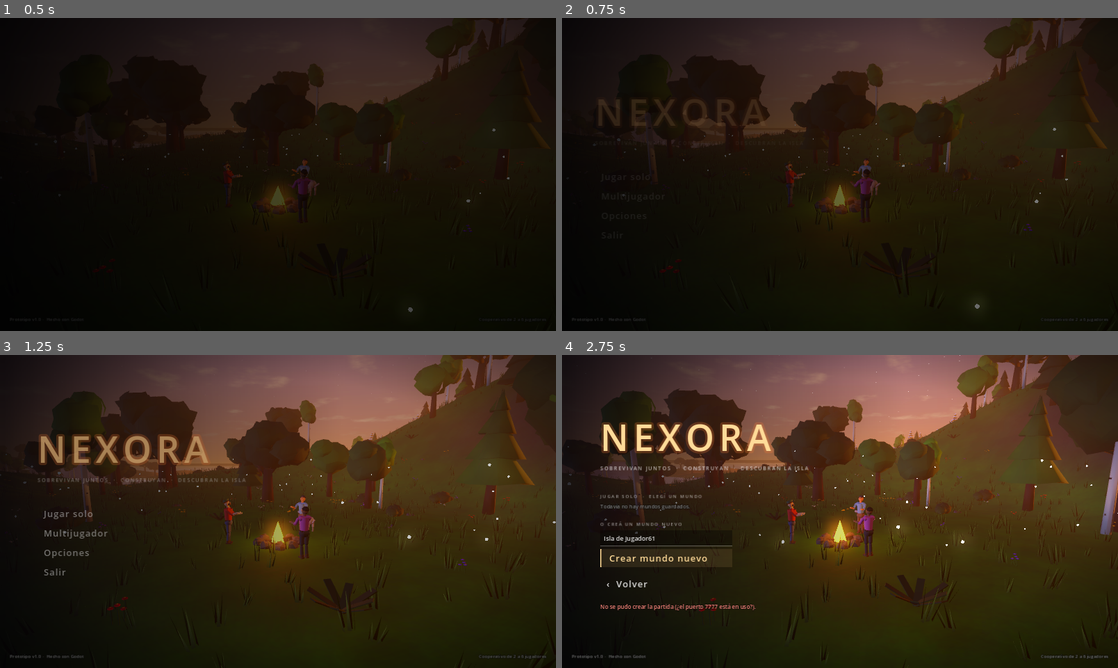
Above: before the commit, frames 1-4 (two rows, left to right).
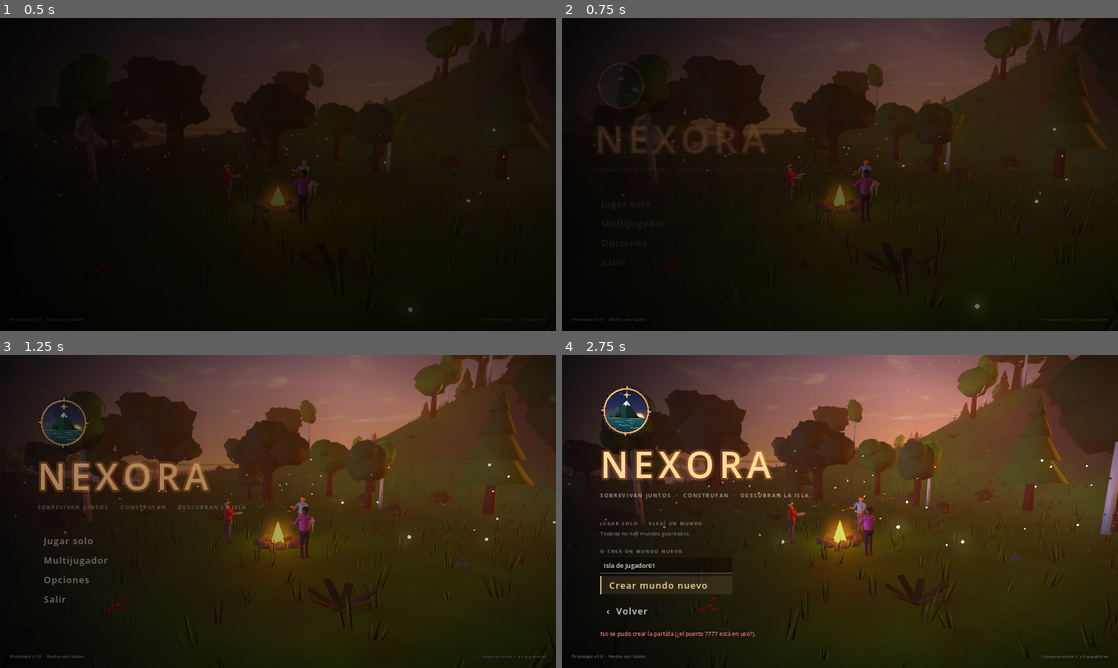
Above: after the commit, the same moments.

Repository: Melini-Joel/Nexora
Game: Godot game, scene res://scenes/main.tscn
The game is run twice, just before and just after one commit, with the same random seed, the same clock (stepped at 60 frames per second) and the same inputs.
Inputs (mouse positions are in pixels of both pictures, inside the frame that each line leads up to):
- Up to frame 1 (0.5 s): no input
- Up to frame 2 (0.75 s): tap Enter at 0.5 s; move the mouse to (962, 158) at 0.52 s; press the mouse at (962, 158) at 0.53 s; hold D (move_right) from 0.53 s (still down)
- Up to frame 3 (1.25 s): keep holding D (move_right); tap Space (jump) at 0.77 s
- Up to frame 4 (2.75 s): release D (move_right) at 1.25 s; release the mouse at (962, 495) at 1.25 s; click "Jugar solo" at 1.25 s; click "Crear mundo nuevo" at 2 s

Frame 1 is identical in both runs. In frame 2, 1.4% of the frame differs, in the area x 6-37%, y 26-44%; in frame 3, 4.9%; in frame 4, 7.1%, in the area x 6-45%, y 9-91%.

Commit message:
Logo de NEXORA: emblema, ícono, pantalla de carga y menú
- logo/emblem.svg: isla con montaña nevada, estrella del norte y anillo de brújula.
- logo/nexora_logo.png y nexora_logo_horizontal.png con el nombre.
- icon.svg (ícono del proyecto y de la ventana) reemplazado por el emblema.
- Pantalla de carga con el logo y emblema animado en el menú principal.
- Logo en el README.

Co-Authored-By: Claude Opus 5.5 <noreply@anthropic.com>
Claude-Session: https://claude.ai/code/session_01NThdT5DyNMS16xWpadMtZU

Diff:
--- a/icon.svg
+++ b/icon.svg
@@ -1 +1,74 @@
-<svg xmlns="http://www.w3.org/2000/svg" width="128" height="128"><rect width="128" height="128" rx="20" fill="#2b4a3a"/><polygon points="64,18 98,74 30,74" fill="#5fa85a"/><polygon points="64,40 92,90 36,90" fill="#3f8a4a"/><rect x="58" y="88" width="12" height="22" fill="#7a5233"/></svg>
+<svg xmlns="http://www.w3.org/2000/svg" width="512" height="512" viewBox="0 0 512 512">
+  <defs>
+    <linearGradient id="sky" x1="0" y1="0" x2="0" y2="1">
+      <stop offset="0" stop-color="#0c1830"/>
+      <stop offset="0.45" stop-color="#2a2f5a"/>
+      <stop offset="0.72" stop-color="#b8564a"/>
+      <stop offset="0.86" stop-color="#f2a450"/>
+    </linearGradient>
+    <linearGradient id="sea" x1="0" y1="0" x2="0" y2="1">
+      <stop offset="0" stop-color="#1d5a66"/>
+      <stop offset="1" stop-color="#0a2230"/>
+    </linearGradient>
+    <linearGradient id="ring" x1="0" y1="0" x2="1" y2="1">
+      <stop offset="0" stop-color="#ffd98f"/>
+      <stop offset="0.5" stop-color="#e58a3a"/>
+      <stop offset="1" stop-color="#ffcf7a"/>
+    </linearGradient>
+    <linearGradient id="peak" x1="0" y1="0" x2="1" y2="0">
+      <stop offset="0" stop-color="#1f3d3a"/>
+      <stop offset="0.5" stop-color="#1f3d3a"/>
+      <stop offset="0.5" stop-color="#132826"/>
+      <stop offset="1" stop-color="#132826"/>
+    </linearGradient>
+    <clipPath id="disc"><circle cx="256" cy="256" r="206"/></clipPath>
+  </defs>
+
+  <!-- Fondo y anillo -->
+  <circle cx="256" cy="256" r="246" fill="#0a131d"/>
+  <g clip-path="url(#disc)">
+    <rect x="0" y="0" width="512" height="512" fill="url(#sky)"/>
+    <!-- Estrellas -->
+    <g fill="#fff4dc">
+      <circle cx="150" cy="120" r="2.6"/><circle cx="196" cy="88" r="1.8"/><circle cx="330" cy="104" r="2.2"/>
+      <circle cx="372" cy="150" r="1.6"/><circle cx="118" cy="176" r="1.6"/><circle cx="300" cy="74" r="1.5"/>
+      <circle cx="400" cy="210" r="1.4"/>
+    </g>
+    <!-- Sol poniéndose -->
+    <circle cx="384" cy="322" r="54" fill="#ffc46a" opacity="0.55"/>
+    <circle cx="384" cy="322" r="42" fill="#ffe2a0"/>
+    <!-- Montaña trasera -->
+    <path d="M40 330 L170 214 L222 258 L262 230 L340 300 L470 330 Z" fill="#2c4f53"/>
+    <!-- Pico principal -->
+    <path d="M120 330 L256 150 L392 330 Z" fill="url(#peak)"/>
+    <path d="M256 150 L218 200 L236 194 L250 210 L262 192 L280 204 L294 200 Z" fill="#eef3f6"/>
+    <path d="M256 150 L294 200 L280 204 L262 192 Z" fill="#b9c7d2"/>
+    <!-- Pinos -->
+    <g fill="#0c1d1b">
+      <path d="M150 330 L166 282 L182 330 Z"/><path d="M174 330 L194 268 L214 330 Z"/>
+      <path d="M318 330 L338 272 L358 330 Z"/><path d="M346 330 L362 290 L378 330 Z"/>
+      <path d="M96 330 L108 298 L120 330 Z"/>
+    </g>
+    <!-- Mar -->
+    <rect x="0" y="326" width="512" height="200" fill="url(#sea)"/>
+    <rect x="0" y="326" width="512" height="4" fill="#f2a450" opacity="0.55"/>
+    <g fill="none" stroke="#7fc4c4" stroke-width="5" stroke-linecap="round" opacity="0.75">
+      <path d="M270 352 h70"/><path d="M300 372 h46"/><path d="M150 366 q14 -8 28 0 t28 0 t28 0"/>
+      <path d="M190 398 q14 -8 28 0 t28 0 t28 0 t28 0"/><path d="M110 426 q14 -8 28 0 t28 0"/>
+      <path d="M300 420 q14 -8 28 0 t28 0 t28 0"/>
+    </g>
+  </g>
+
+  <!-- Anillo de brújula -->
+  <circle cx="256" cy="256" r="216" fill="none" stroke="url(#ring)" stroke-width="16"/>
+  <circle cx="256" cy="256" r="236" fill="none" stroke="#e58a3a" stroke-width="3" opacity="0.7"/>
+  <g fill="url(#ring)">
+    <path d="M256 4 L276 44 L256 36 L236 44 Z"/>
+    <path d="M256 508 L276 468 L256 476 L236 468 Z"/>
+    <path d="M4 256 L44 236 L36 256 L44 276 Z"/>
+    <path d="M508 256 L468 236 L476 256 L468 276 Z"/>
+  </g>
+  <!-- Estrella del norte -->
+  <path d="M256 58 L264 90 L296 98 L264 106 L256 138 L248 106 L216 98 L248 90 Z" fill="#ffe7b0"/>
+  <path d="M256 58 L264 90 L256 98 Z M296 98 L264 106 L256 98 Z M256 138 L248 106 L256 98 Z M216 98 L248 90 L256 98 Z" fill="#f2a450"/>
+</svg>
--- /dev/null
+++ b/logo/emblem.svg
@@ -0,0 +1,74 @@
+<svg xmlns="http://www.w3.org/2000/svg" width="512" height="512" viewBox="0 0 512 512">
+  <defs>
+    <linearGradient id="sky" x1="0" y1="0" x2="0" y2="1">
+      <stop offset="0" stop-color="#0c1830"/>
+      <stop offset="0.45" stop-color="#2a2f5a"/>
+      <stop offset="0.72" stop-color="#b8564a"/>
+      <stop offset="0.86" stop-color="#f2a450"/>
+    </linearGradient>
+    <linearGradient id="sea" x1="0" y1="0" x2="0" y2="1">
+      <stop offset="0" stop-color="#1d5a66"/>
+      <stop offset="1" stop-color="#0a2230"/>
+    </linearGradient>
+    <linearGradient id="ring" x1="0" y1="0" x2="1" y2="1">
+      <stop offset="0" stop-color="#ffd98f"/>
+      <stop offset="0.5" stop-color="#e58a3a"/>
+      <stop offset="1" stop-color="#ffcf7a"/>
+    </linearGradient>
+    <linearGradient id="peak" x1="0" y1="0" x2="1" y2="0">
+      <stop offset="0" stop-color="#1f3d3a"/>
+      <stop offset="0.5" stop-color="#1f3d3a"/>
+      <stop offset="0.5" stop-color="#132826"/>
+      <stop offset="1" stop-color="#132826"/>
+    </linearGradient>
+    <clipPath id="disc"><circle cx="256" cy="256" r="206"/></clipPath>
+  </defs>
+
+  <!-- Fondo y anillo -->
+  <circle cx="256" cy="256" r="246" fill="#0a131d"/>
+  <g clip-path="url(#disc)">
+    <rect x="0" y="0" width="512" height="512" fill="url(#sky)"/>
+    <!-- Estrellas -->
+    <g fill="#fff4dc">
+      <circle cx="150" cy="120" r="2.6"/><circle cx="196" cy="88" r="1.8"/><circle cx="330" cy="104" r="2.2"/>
+      <circle cx="372" cy="150" r="1.6"/><circle cx="118" cy="176" r="1.6"/><circle cx="300" cy="74" r="1.5"/>
+      <circle cx="400" cy="210" r="1.4"/>
+    </g>
+    <!-- Sol poniéndose -->
+    <circle cx="384" cy="322" r="54" fill="#ffc46a" opacity="0.55"/>
+    <circle cx="384" cy="322" r="42" fill="#ffe2a0"/>
+    <!-- Montaña trasera -->
+    <path d="M40 330 L170 214 L222 258 L262 230 L340 300 L470 330 Z" fill="#2c4f53"/>
+    <!-- Pico principal -->
+    <path d="M120 330 L256 150 L392 330 Z" fill="url(#peak)"/>
+    <path d="M256 150 L218 200 L236 194 L250 210 L262 192 L280 204 L294 200 Z" fill="#eef3f6"/>
+    <path d="M256 150 L294 200 L280 204 L262 192 Z" fill="#b9c7d2"/>
+    <!-- Pinos -->
+    <g fill="#0c1d1b">
+      <path d="M150 330 L166 282 L182 330 Z"/><path d="M174 330 L194 268 L214 330 Z"/>
+      <path d="M318 330 L338 272 L358 330 Z"/><path d="M346 330 L362 290 L378 330 Z"/>
+      <path d="M96 330 L108 298 L120 330 Z"/>
+    </g>
+    <!-- Mar -->
+    <rect x="0" y="326" width="512" height="200" fill="url(#sea)"/>
+    <rect x="0" y="326" width="512" height="4" fill="#f2a450" opacity="0.55"/>
+    <g fill="none" stroke="#7fc4c4" stroke-width="5" stroke-linecap="round" opacity="0.75">
+      <path d="M270 352 h70"/><path d="M300 372 h46"/><path d="M150 366 q14 -8 28 0 t28 0 t28 0"/>
+      <path d="M190 398 q14 -8 28 0 t28 0 t28 0 t28 0"/><path d="M110 426 q14 -8 28 0 t28 0"/>
+      <path d="M300 420 q14 -8 28 0 t28 0 t28 0"/>
+    </g>
+  </g>
+
+  <!-- Anillo de brújula -->
+  <circle cx="256" cy="256" r="216" fill="none" stroke="url(#ring)" stroke-width="16"/>
+  <circle cx="256" cy="256" r="236" fill="none" stroke="#e58a3a" stroke-width="3" opacity="0.7"/>
+  <g fill="url(#ring)">
+    <path d="M256 4 L276 44 L256 36 L236 44 Z"/>
+    <path d="M256 508 L276 468 L256 476 L236 468 Z"/>
+    <path d="M4 256 L44 236 L36 256 L44 276 Z"/>
+    <path d="M508 256 L468 236 L476 256 L468 276 Z"/>
+  </g>
+  <!-- Estrella del norte -->
+  <path d="M256 58 L264 90 L296 98 L264 106 L256 138 L248 106 L216 98 L248 90 Z" fill="#ffe7b0"/>
+  <path d="M256 58 L264 90 L256 98 Z M296 98 L264 106 L256 98 Z M256 138 L248 106 L256 98 Z M216 98 L248 90 L256 98 Z" fill="#f2a450"/>
+</svg>
--- a/project.godot
+++ b/project.godot
@@ -9,6 +9,10 @@
 run/main_scene="res://scenes/main.tscn"
 config/features=PackedStringArray("4.3", "Forward Plus")
 config/icon="res://icon.svg"
+boot_splash/bg_color=Color(0.039, 0.075, 0.114, 1)
+boot_splash/image="res://logo/nexora_logo.png"
+boot_splash/fullsize=false
+boot_splash/use_filter=true
 
 [autoload]
 
--- a/scripts/ui/main_menu.gd
+++ b/scripts/ui/main_menu.gd
@@ -21,6 +21,7 @@
 var _address_edit: LineEdit
 var _status: Label
 var _title: Label
+var _emblem: TextureRect
 var _fade: ColorRect
 var _buttons: Array[Button] = []
 var _time := 0.0
@@ -34,11 +35,20 @@
 	column.set_anchors_preset(Control.PRESET_CENTER_LEFT)
 	column.offset_left = 110
 	column.offset_right = 560
-	column.offset_top = -300
-	column.offset_bottom = 300
+	column.offset_top = -380
+	column.offset_bottom = 380
 	column.alignment = BoxContainer.ALIGNMENT_CENTER
 	column.add_theme_constant_override("separation", 6)
 	add_child(column)
+
+	_emblem = TextureRect.new()
+	_emblem.texture = load("res://logo/emblem.svg")
+	_emblem.custom_minimum_size = Vector2(150, 150)
+	_emblem.expand_mode = TextureRect.EXPAND_IGNORE_SIZE
+	_emblem.stretch_mode = TextureRect.STRETCH_KEEP_ASPECT_CENTERED
+	_emblem.size_flags_horizontal = Control.SIZE_SHRINK_BEGIN
+	_emblem.pivot_offset = Vector2(75, 75)
+	column.add_child(_emblem)
 
 	_title = Label.new()
 	_title.text = "NEXORA"
@@ -105,6 +115,8 @@
 	_time += delta
 	# El título "respira": su brillo sube y baja suave.
 	_title.add_theme_color_override("font_shadow_color", Color(1.0, 0.5, 0.2, 0.3 + sin(_time * 1.3) * 0.15))
+	# El emblema se mece despacio, como una brújula.
+	_emblem.rotation = sin(_time * 0.6) * 0.035
 
 
 # --- Construcción -------------------------------------------------------------------
Binary file added: docs/41_menu_logo.png
Binary file added: logo/nexora_logo.png
Binary file added: logo/nexora_logo_horizontal.png
